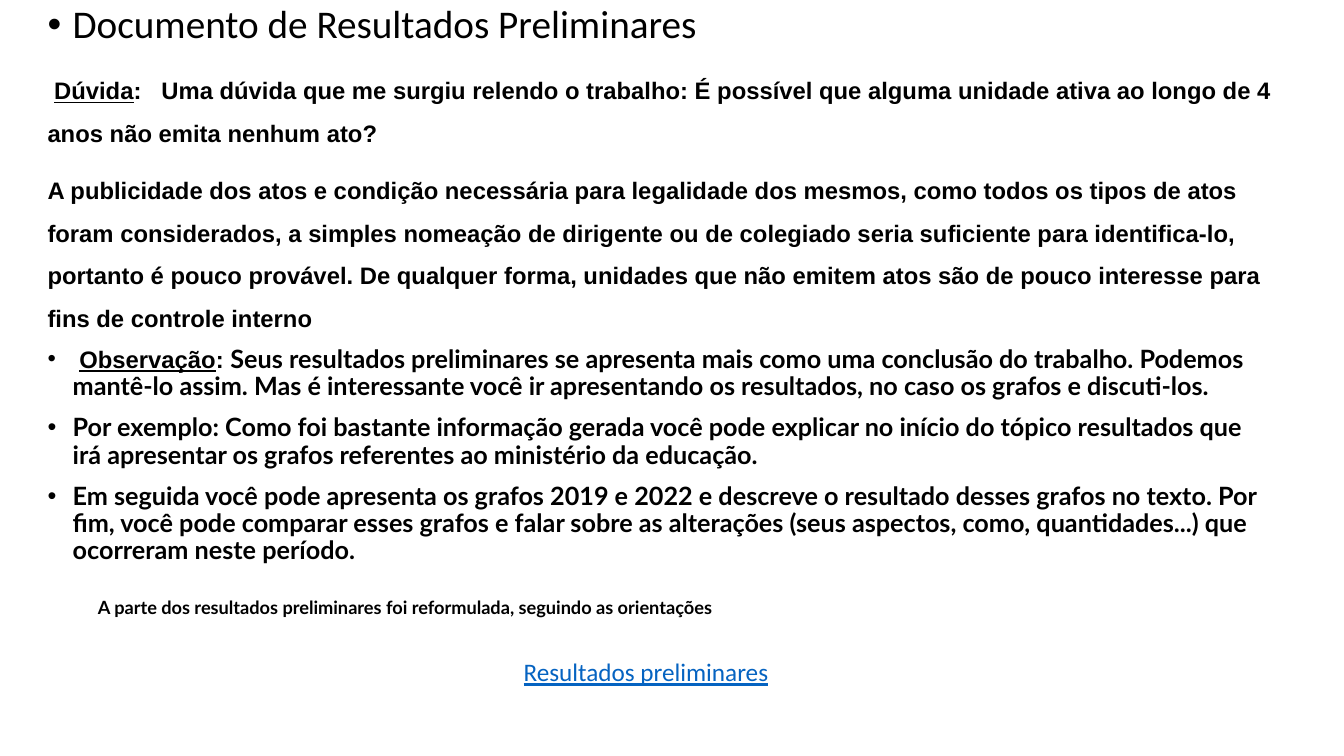
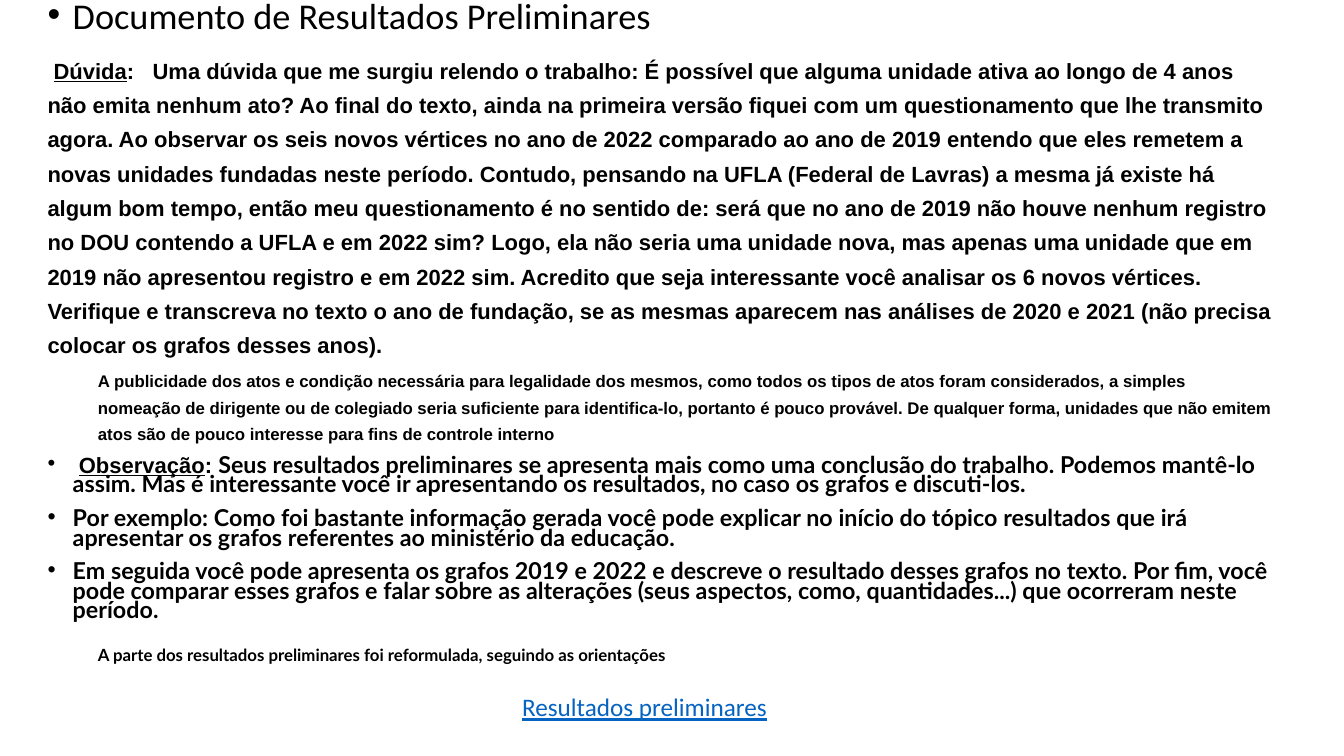
Before and after one commit to drausio/tcc_dsa_usp_esalq, a slide deck: slide 3 of apresentacoes/Reunião_Orientação_TCC 20_01_2023.pptx. Drawn at 1344x756 pixels with LibreOffice and Linux fonts; fonts in the diff are those of the drawing; background and template pictures are left out. Boxes give left, top, right and bottom in pixels: in the first picture for what was removed or moved away, otherwise in the second. Text is boxed around its words. In the diff, an @@ line names an element or a change of style, - is before the commit and + after.

Commit message:
Resolução e análise de inconsistência na comparação de arvores
Resolução e análise de inconsistência na comparação de arvores

```diff
--- a/apresentacoes/Reunião_Orientação_TCC 20_01_2023.pptx
+++ b/apresentacoes/Reunião_Orientação_TCC 20_01_2023.pptx
@@ text at [73,3,1271,664]: size 28 to 25.9 pt in "Documento de Resultados Preliminares"; size 17 to 12 pt in "A publicidade dos atos e condição necessária ..."; size 17 to 15.7 pt in "Observação:"; size 18 to 16.6 pt in "Seus resultados preliminares se apresenta mais como ...", "Por exemplo: Como foi bastante informação gerada ...", "Em seguida você pode apresenta os grafos ..."; size 13 to 12 pt in "A parte dos resultados preliminares foi reformulada, ..."; line spacing 0.9 to 0.7; list level 1 to 2 in "A publicidade dos atos e ..."; line spacing 1.5 to 1.3 @@
@@ text at [48,62,1271,358]: text changed; size 17 to 15.7 pt @@
-Dúvida: Uma dúvida que me surgiu relendo o trabalho: É possível que alguma unidade ativa ao longo de 4 anos não emita nenhum ato?
+Dúvida: Uma dúvida que me surgiu relendo o trabalho: É possível que alguma unidade ativa ao longo de 4 anos não emita nenhum ato? Ao final do texto, ainda na primeira versão fiquei com um questionamento que lhe transmito agora. Ao observar os seis novos vértices no ano de 2022 comparado ao ano de 2019 entendo que eles remetem a novas unidades fundadas neste período. Contudo, pensando na UFLA (Federal de Lavras) a mesma já existe há algum bom tempo, então meu questionamento é no sentido de: será que no ano de 2019 não houve nenhum registro no DOU contendo a UFLA e em 2022 sim? Logo, ela não seria uma unidade nova, mas apenas uma unidade que em 2019 não apresentou registro e em 2022 sim. Acredito que seja interessante você analisar os 6 novos vértices. Verifique e transcreva no texto o ano de fundação, se as mesmas aparecem nas análises de 2020 e 2021 (não precisa colocar os grafos desses anos).
@@ text "Resultados preliminares": place and size @@
-text "Resultados preliminares" at [524,663,768,686]
+text "Resultados preliminares" at [522,698,767,721]
```
Also in this commit, not shown: 15 other files.
